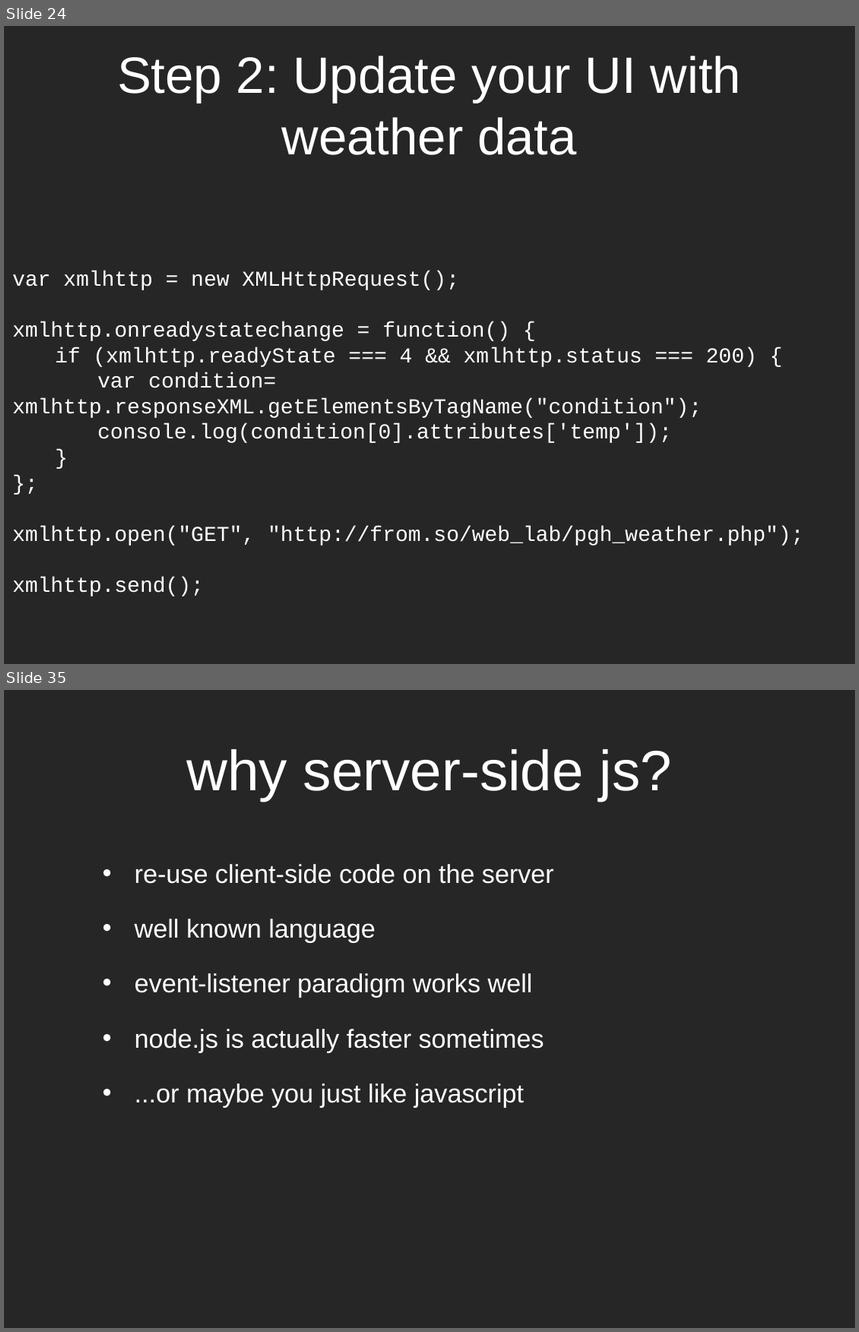
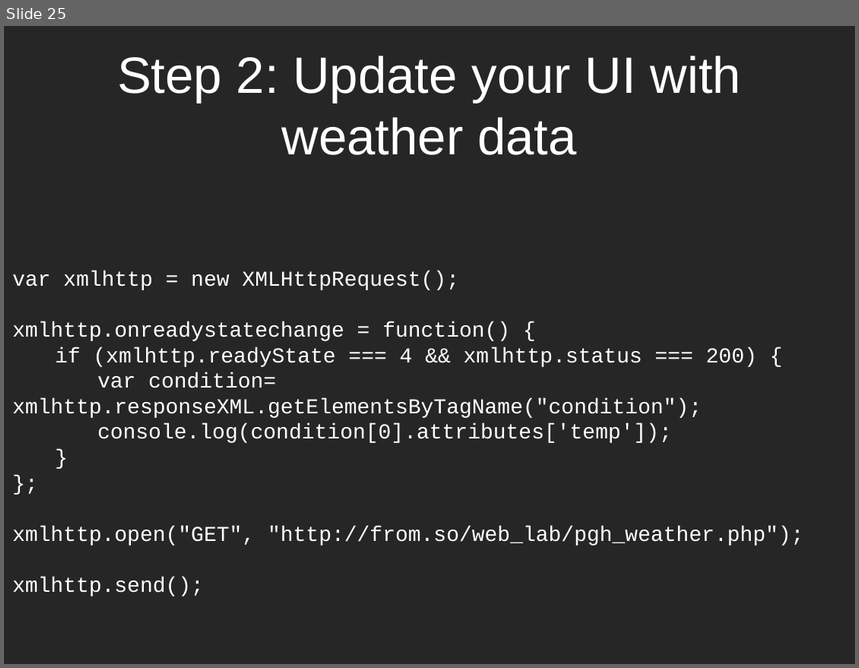
Before and after one commit to dantasse/ssuiweb2014, a slide deck: week08/week08.pptx. Shown one above the other, each under a label of ours: slides 24 and 35 before the commit, slide 25 after it; the slides between them are not shown. The pictures are 859x1332 and 859x668 pixels, drawn with LibreOffice and Linux fonts; fonts in the diff are those of the drawing. Boxes give left, top, right and bottom in pixels: in the first picture for what was removed or moved away, otherwise in the second. Text is boxed around its words. In the diff, an @@ line names an element or a change of style, - is before the commit and + after.

```diff
--- a/week08/week08.pptx
+++ b/week08/week08.pptx
@@ slide 35 removed at box(4, 690, 855, 1328), background #262626 @@
@@ title removed at box(186, 749, 672, 801) @@
-why server-side js?
@@ text removed at box(135, 864, 554, 1107) @@
-• re-use client-side code on the server
-• well known language
-• event-listener paradigm works well
-• node.js is actually faster sometimes
-• ...or maybe you just like javascript
@@ what was slide 24 is now slide 25 @@
```
Also in this commit, not shown: 2 slides changed, 2 slides added, 31 other slides removed, 2 other files.
